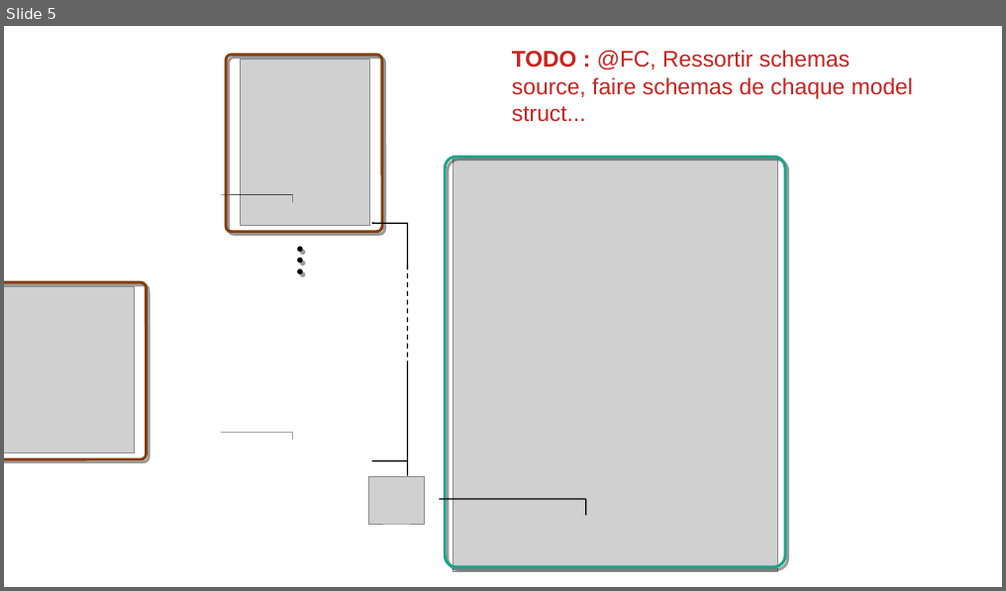
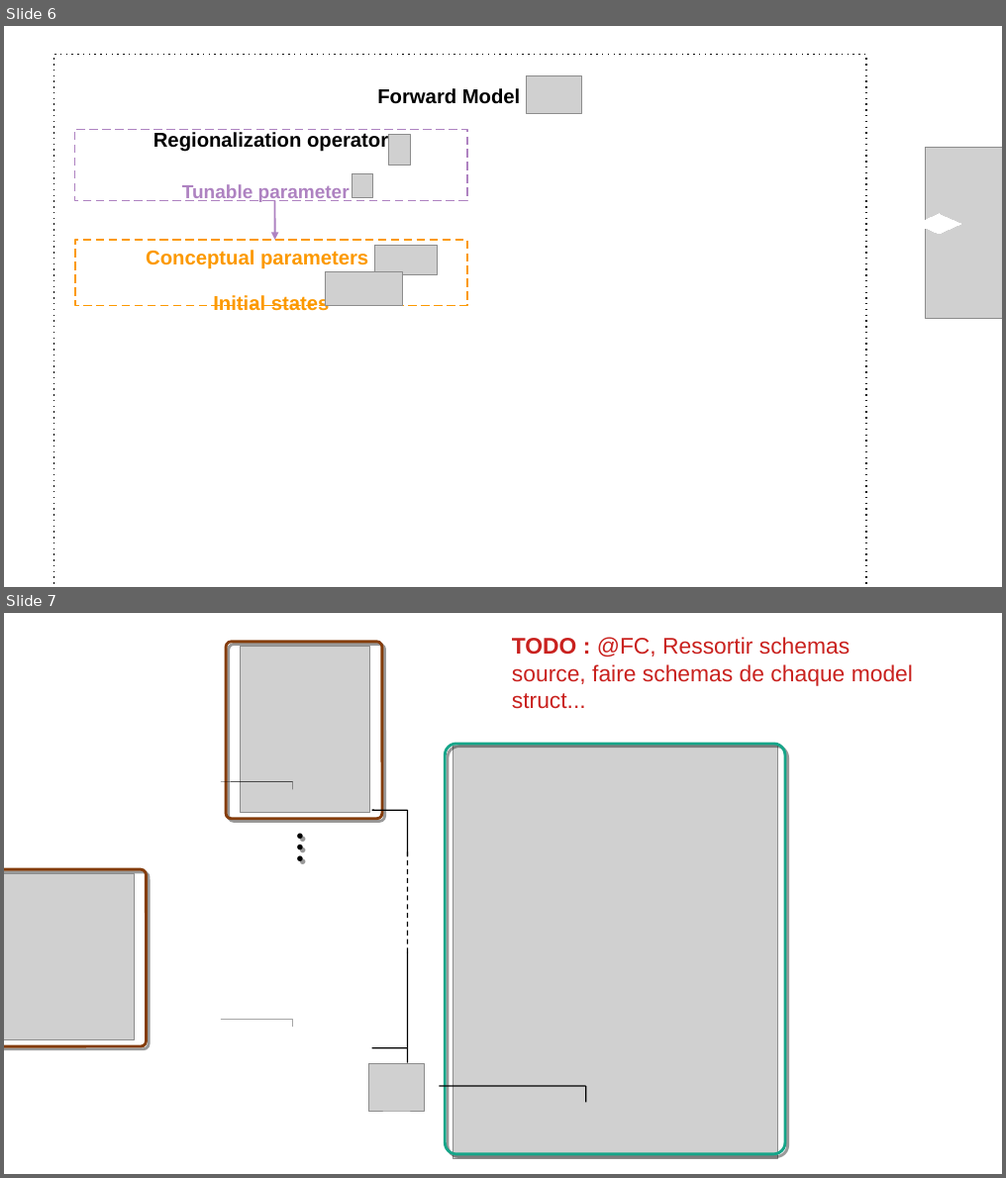
Before and after one commit to DassHydro/smash, a slide deck: doc/source/asset/smash_graphes_structures.odp. Shown one above the other, each under a label of ours: slide 5 before the commit, slides 6 and 7 after it. The pictures are 1006x591 and 1006x1178 pixels, drawn with LibreOffice and Linux fonts; fonts in the diff are those of the drawing; grey boxes stand for pictures; background and template pictures are left out. Boxes give left, top, right and bottom in pixels: in the first picture for what was removed or moved away, otherwise in the second. Text is boxed around its words. In the diff, an @@ line names an element or a change of style, - is before the commit and + after.

```diff
--- a/doc/source/asset/smash_graphes_structures.odp
+++ b/doc/source/asset/smash_graphes_structures.odp
@@ slide 6 added at [4,26,1002,587], background #FFFFFF @@
@@ rectangle added at [54,54,867,587], outline #000000 1.13 pt, 16 pt, text #000000, bold @@
+Forward Model
@@ picture added at [527,76,582,113] @@
@@ rectangle added at [74,129,467,201], outline #AE82C1 1.13 pt, 16 pt, text #000000, bold @@
+Regionalization operator
+Tunable parameter
@@ picture added at [389,135,411,166] @@
@@ picture added at [352,174,373,198] @@
@@ picture added at [925,148,1002,318] @@
@@ arrow added from (274, 201) to (274, 240), #AE82C1 1.42 pt @@
@@ diamond added at [917,214,961,234], fill #FFFFFF, outline #FFFFFF 0 pt @@
@@ rectangle added at [75,240,467,306], outline #FC9900 1.13 pt, 16 pt, text #FC9900, bold @@
+Conceptual parameters
+Initial states
@@ picture added at [374,245,437,275] @@
@@ picture added at [325,273,402,306] @@
@@ what was slide 5 is now slide 7 @@
```
Also in this commit, not shown: 4 slides changed, 1 other slide added, 32 other files.
